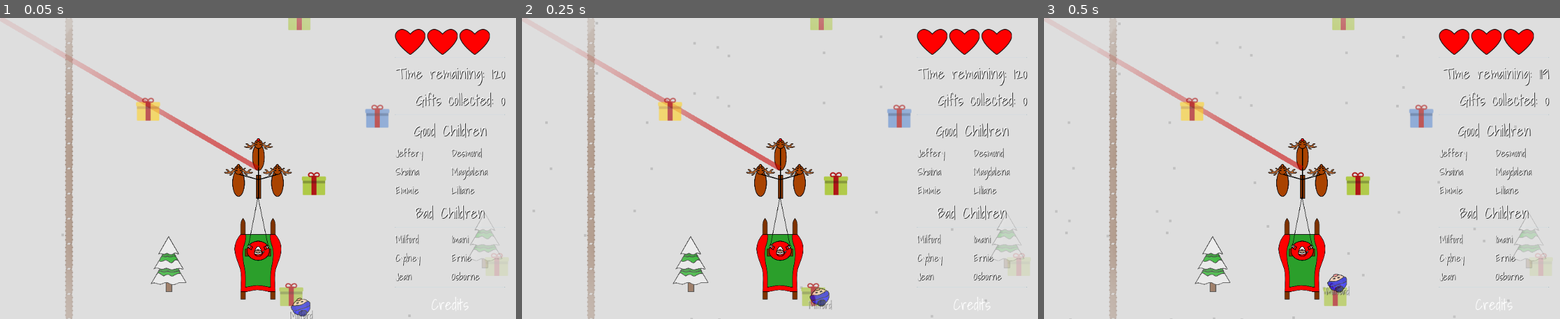
Above: before the commit, frames 1-3 (left to right).
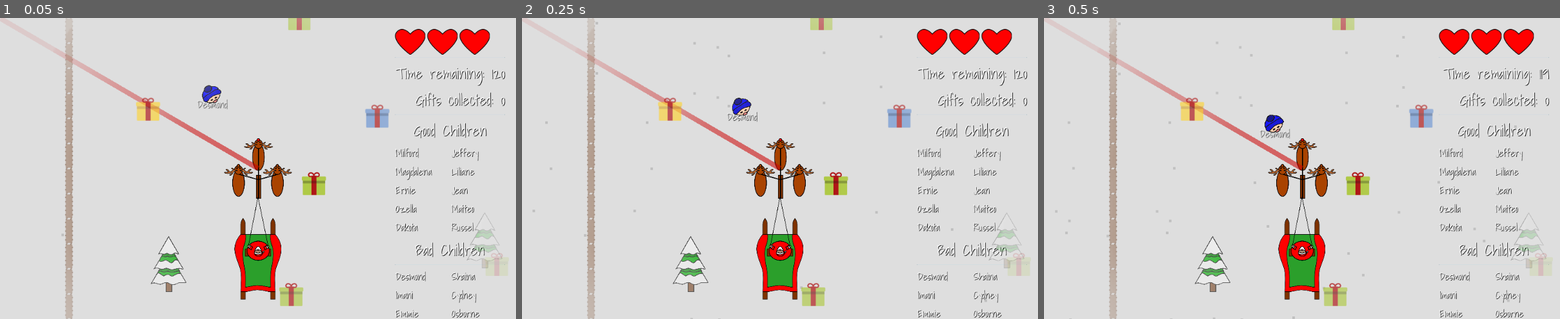
Above: after the commit, the same moments.

Repository: GameDrivenDesign/SebastHolyWandarousChristmasGame
Game: Godot game, scene res://scenes/world/world.tscn
The game is run twice, just before and just after one commit, with the same random seed, the same clock (stepped at 60 frames per second) and the same inputs. Sound files missing from this copy of the repository are replaced by a short silence.
Inputs:
- Up to frame 1 (0.05 s): no input
- Up to frame 2 (0.25 s): no input
- Up to frame 3 (0.5 s): no input

The runs differ from the first frame. In frame 1, 1.9% of the frame differs, in the area x 38-98%, y 22-100%; in frame 2, 1.9%; in frame 3, 2.0%, in the area x 42-98%, y 32-100%.

Commit message:
implement lifes, change dumb kid generation

Diff:
--- a/scenes/dumb_kid/dumb_kid.tscn
+++ b/scenes/dumb_kid/dumb_kid.tscn
@@ -9,7 +9,7 @@
 custom_solver_bias = 0.0
 extents = Vector2( 10, 10 )
 
-[node name="dumb_kid" type="KinematicBody2D" index="0" groups=[
+[node name="dumb_kid" type="KinematicBody2D" groups=[
 "dumb_kids",
 ]]
 
--- a/scenes/hud/hud.gd
+++ b/scenes/hud/hud.gd
@@ -27,6 +27,29 @@
 
 func update_gift_count(n):
 	gift_counter.text = 'Gifts collected: ' + str(n)
+
+func update_life_count(n):
+	var red_heart = preload("res://scenes/hud/heart_red.svg")
+	var gray_heart = preload("res://scenes/hud/heart_gray.svg")
+
+	if n == 3:
+		$Control/MarginContainer/elements/hearts/heart_1.texture = red_heart
+		$Control/MarginContainer/elements/hearts/heart_2.texture = red_heart
+		$Control/MarginContainer/elements/hearts/heart_3.texture = red_heart
+	elif n == 2:
+		$Control/MarginContainer/elements/hearts/heart_1.texture = red_heart
+		$Control/MarginContainer/elements/hearts/heart_2.texture = red_heart
+		$Control/MarginContainer/elements/hearts/heart_3.texture = gray_heart
+	elif n == 1:
+		$Control/MarginContainer/elements/hearts/heart_1.texture = red_heart
+		$Control/MarginContainer/elements/hearts/heart_2.texture = gray_heart
+		$Control/MarginContainer/elements/hearts/heart_3.texture = gray_heart
+	if n == 0:
+		$Control/MarginContainer/elements/hearts/heart_1.texture = gray_heart
+		$Control/MarginContainer/elements/hearts/heart_2.texture = gray_heart
+		$Control/MarginContainer/elements/hearts/heart_3.texture = gray_heart
+	else:
+		print("incorrect life count")
 
 func add_kid(kid):
 	#kid.connect("is_done", self, "kid_done")
--- a/scenes/hud/hud.tscn
+++ b/scenes/hud/hud.tscn
@@ -7,7 +7,7 @@
 [ext_resource path="res://theme.tres" type="Theme" id=5]
 [ext_resource path="res://scenes/credits/credits.tscn" type="PackedScene" id=6]
 
-[node name="hud" type="Node" index="0"]
+[node name="hud" type="Node"]
 
 script = ExtResource( 1 )
 
@@ -48,7 +48,7 @@
 anchor_right = 0.0
 anchor_bottom = 0.0
 margin_left = 8.0
-margin_right = 264.0
+margin_right = 218.0
 margin_bottom = 578.0
 rect_pivot_offset = Vector2( 0, 0 )
 rect_clip_content = false
@@ -65,8 +65,8 @@
 anchor_top = 0.0
 anchor_right = 0.0
 anchor_bottom = 0.0
-margin_right = -111.0
-margin_bottom = 64.0
+margin_right = 210.0
+margin_bottom = 51.0
 rect_pivot_offset = Vector2( 0, 0 )
 rect_clip_content = false
 mouse_filter = 1
@@ -83,7 +83,7 @@
 anchor_right = 0.0
 anchor_bottom = 0.0
 margin_right = 60.0
-margin_bottom = 64.0
+margin_bottom = 51.0
 rect_pivot_offset = Vector2( 0, 0 )
 rect_clip_content = false
 mouse_filter = 1
@@ -102,7 +102,7 @@
 anchor_bottom = 0.0
 margin_left = 64.0
 margin_right = 124.0
-margin_bottom = 64.0
+margin_bottom = 51.0
 rect_pivot_offset = Vector2( 0, 0 )
 rect_clip_content = false
 mouse_filter = 1
@@ -120,7 +120,7 @@
 anchor_bottom = 0.0
 margin_left = 128.0
 margin_right = 188.0
-margin_bottom = 64.0
+margin_bottom = 51.0
 rect_pivot_offset = Vector2( 0, 0 )
 rect_clip_content = false
 mouse_filter = 1
@@ -137,7 +137,7 @@
 anchor_right = 0.0
 anchor_bottom = 0.0
 margin_top = 55.0
-margin_right = 256.0
+margin_right = 210.0
 margin_bottom = 59.0
 rect_pivot_offset = Vector2( 0, 0 )
 rect_clip_content = false
@@ -153,7 +153,7 @@
 anchor_right = 0.0
 anchor_bottom = 0.0
 margin_top = 63.0
-margin_right = 256.0
+margin_right = 210.0
 margin_bottom = 112.0
 rect_pivot_offset = Vector2( 0, 0 )
 rect_clip_content = false
@@ -177,7 +177,7 @@
 anchor_right = 0.0
 anchor_bottom = 0.0
 margin_top = 116.0
-margin_right = 256.0
+margin_right = 210.0
 margin_bottom = 165.0
 rect_pivot_offset = Vector2( 0, 0 )
 rect_clip_content = false
@@ -201,7 +201,7 @@
 anchor_right = 0.0
 anchor_bottom = 0.0
 margin_top = 169.0
-margin_right = 256.0
+margin_right = 210.0
 margin_bottom = 173.0
 rect_pivot_offset = Vector2( 0, 0 )
 rect_clip_content = false
@@ -217,7 +217,7 @@
 anchor_right = 0.0
 anchor_bottom = 0.0
 margin_top = 177.0
-margin_right = 256.0
+margin_right = 210.0
 margin_bottom = 226.0
 rect_pivot_offset = Vector2( 0, 0 )
 rect_clip_content = false
@@ -240,7 +240,7 @@
 anchor_right = 0.0
 anchor_bottom = 0.0
 margin_top = 230.0
-margin_right = 256.0
+margin_right = 210.0
 margin_bottom = 263.0
 rect_pivot_offset = Vector2( 0, 0 )
 rect_clip_content = false
@@ -256,7 +256,7 @@
 anchor_top = 0.0
 anchor_right = 0.0
 anchor_bottom = 0.0
-margin_right = 126.0
+margin_right = 103.0
 margin_bottom = 33.0
 rect_pivot_offset = Vector2( 0, 0 )
 rect_clip_content = false
@@ -278,8 +278,8 @@
 anchor_top = 0.0
 anchor_right = 0.0
 anchor_bottom = 0.0
-margin_left = 130.0
-margin_right = 256.0
+margin_left = 107.0
+margin_right = 210.0
 margin_bottom = 33.0
 rect_pivot_offset = Vector2( 0, 0 )
 rect_clip_content = false
@@ -302,7 +302,7 @@
 anchor_right = 0.0
 anchor_bottom = 0.0
 margin_top = 267.0
-margin_right = 256.0
+margin_right = 210.0
 margin_bottom = 316.0
 rect_pivot_offset = Vector2( 0, 0 )
 rect_clip_content = false
@@ -325,7 +325,7 @@
 anchor_right = 0.0
 anchor_bottom = 0.0
 margin_top = 320.0
-margin_right = 256.0
+margin_right = 210.0
 margin_bottom = 324.0
 rect_pivot_offset = Vector2( 0, 0 )
 rect_clip_content = false
@@ -341,7 +341,7 @@
 anchor_right = 0.0
 anchor_bottom = 0.0
 margin_top = 328.0
-margin_right = 256.0
+margin_right = 210.0
 margin_bottom = 361.0
 rect_pivot_offset = Vector2( 0, 0 )
 rect_clip_content = false
@@ -357,7 +357,7 @@
 anchor_top = 0.0
 anchor_right = 0.0
 anchor_bottom = 0.0
-margin_right = 126.0
+margin_right = 103.0
 margin_bottom = 33.0
 rect_pivot_offset = Vector2( 0, 0 )
 rect_clip_content = false
@@ -379,8 +379,8 @@
 anchor_top = 0.0
 anchor_right = 0.0
 anchor_bottom = 0.0
-margin_left = 130.0
-margin_right = 256.0
+margin_left = 107.0
+margin_right = 210.0
 margin_bottom = 33.0
 rect_pivot_offset = Vector2( 0, 0 )
 rect_clip_content = false
@@ -403,7 +403,7 @@
 anchor_right = 0.0
 anchor_bottom = 0.0
 margin_top = 365.0
-margin_right = 256.0
+margin_right = 210.0
 margin_bottom = 369.0
 rect_pivot_offset = Vector2( 0, 0 )
 rect_clip_content = false
@@ -419,7 +419,7 @@
 anchor_right = 0.0
 anchor_bottom = 0.0
 margin_top = 373.0
-margin_right = 256.0
+margin_right = 210.0
 margin_bottom = 428.0
 rect_pivot_offset = Vector2( 0, 0 )
 rect_clip_content = false
--- a/scenes/player/player.gd
+++ b/scenes/player/player.gd
@@ -2,6 +2,7 @@
 
 export (int) var speed = 10
 export (float) var rotation_speed = 4.5
+export (int) var life_count = 3
 
 var velocity = Vector2()
 var rotation_dir = 0
@@ -15,6 +16,7 @@
 var reins2_line = Line2D.new()
 
 signal gift_count_changed(n)
+signal life_count_changed(n)
 
 func _ready():
 	$Light2D.visible = true
@@ -112,3 +114,10 @@
 
 func flash_siren():
 	$siren.flash(5)
+
+# will be called by world
+func kid_done(name, is_good_kid, got_present):
+	if is_good_kid and !got_present:
+		flash_siren()
+		life_count -= 1
+		emit_signal("life_count_changed" ,life_count)
--- a/scenes/player/player.tscn
+++ b/scenes/player/player.tscn
@@ -18,7 +18,7 @@
 custom_solver_bias = 0.0
 extents = Vector2( 8.0004, 10 )
 
-[node name="player" type="RigidBody2D" index="0" groups=[
+[node name="player" type="RigidBody2D" groups=[
 "players",
 ]]
 
@@ -44,6 +44,7 @@
 _sections_unfolded = [ "Angular", "Collision", "Linear" ]
 speed = 21
 rotation_speed = 4.5
+life_count = 3
 
 [node name="sprite" type="Sprite" parent="." index="0"]
 
--- a/scenes/world/world.gd
+++ b/scenes/world/world.gd
@@ -36,16 +36,23 @@
 				gifts.add_child(gift)
 
 
-	var kid_quadrant_size = 30*50
+#	var kid_quadrant_size = 30*50
 
-	for xi in range(map_size.x / kid_quadrant_size):
-		for yi in range(map_size.y / kid_quadrant_size):
-			var kid = preload("res://scenes/dumb_kid/dumb_kid.tscn").instance()
-			kid.global_position = Vector2(
-				xi * kid_quadrant_size + rand_range(0, kid_quadrant_size / 2),
-				yi * kid_quadrant_size + rand_range(0, kid_quadrant_size / 2)
-			)
-			dumb_kids.add_child(kid)
+#	for xi in range(map_size.x / kid_quadrant_size):
+#		for yi in range(map_size.y / kid_quadrant_size):
+#			var kid = preload("res://scenes/dumb_kid/dumb_kid.tscn").instance()
+#			kid.global_position = Vector2(
+#				xi * kid_quadrant_size + rand_range(0, kid_quadrant_size / 2),
+#				yi * kid_quadrant_size + rand_range(0, kid_quadrant_size / 2)
+#			)
+#			dumb_kids.add_child(kid)
+	for i in range(20):
+		var kid = preload("res://scenes/dumb_kid/dumb_kid.tscn").instance()
+		kid.global_position = Vector2(
+			rand_range(10, map_size.x - 10),
+			rand_range(10, map_size.y - 10)
+		)
+		dumb_kids.add_child(kid)
 
 	kids = get_tree().get_nodes_in_group("dumb_kids")
 
@@ -62,8 +69,7 @@
 func kid_done(name, is_good_kid, got_present):
 	print("World: Kid with name " + name + " is done: good:" + str(is_good_kid) + ", present: " + str(got_present))
 	update_kid_display()
-	if is_good_kid and !got_present:
-		$player.flash_siren()
+	$player.kid_done(name, is_good_kid, got_present)
 
 func update_kid_display():
 	hud.remove_all_dumb_kids()
--- a/scenes/world/world.tscn
+++ b/scenes/world/world.tscn
@@ -8,7 +8,7 @@
 [ext_resource path="res://scenes/gift/gift.tscn" type="PackedScene" id=6]
 [ext_resource path="res://scenes/fence/tileset.tres" type="TileSet" id=7]
 
-[node name="map" type="Node2D"]
+[node name="map" type="Node2D" index="0"]
 
 script = ExtResource( 1 )
 
@@ -126,3 +126,5 @@
 [node name="trees" type="Node" parent="." index="5"]
 
 [connection signal="gift_count_changed" from="player" to="ParallaxBackground/ParallaxLayer/hud" method="update_gift_count"]
+
+[connection signal="life_count_changed" from="player" to="ParallaxBackground/ParallaxLayer/hud" method="update_life_count"]
